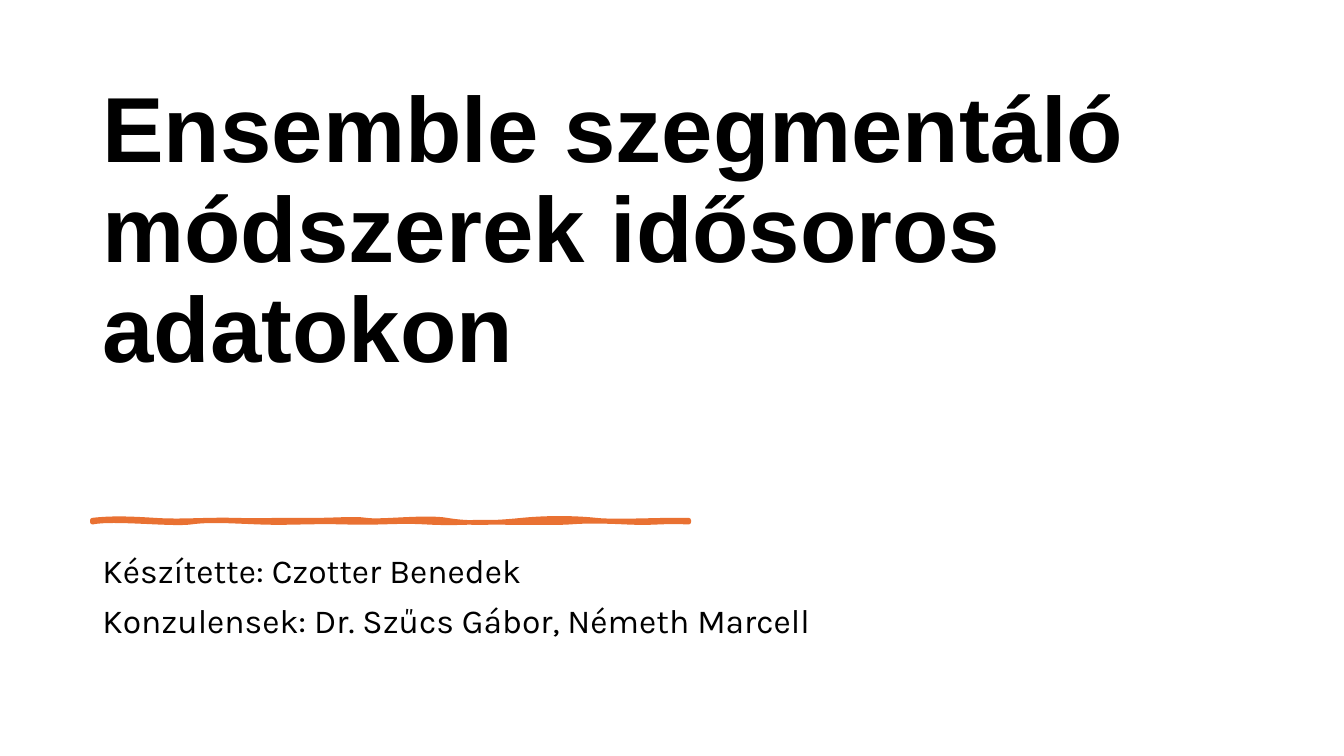
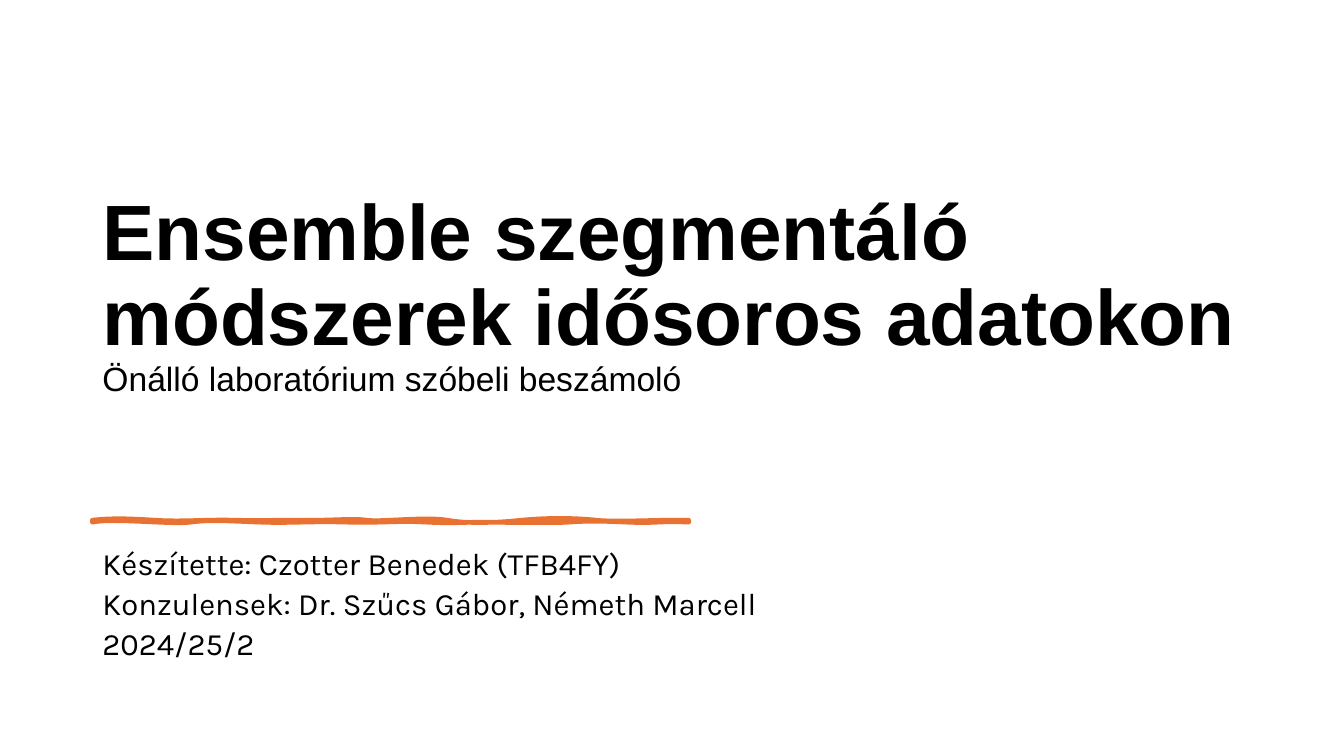
Before and after one commit to czotterbenedek/time-series-ensemble-segmentation, a slide deck: slide 1 of bemutato.pptx. Drawn at 1344x756 pixels with LibreOffice and Linux fonts; fonts in the diff are those of the drawing. Boxes give left, top, right and bottom in pixels: in the first picture for what was removed or moved away, otherwise in the second. Text is boxed around its words. In the diff, an @@ line names an element or a change of style, - is before the commit and + after.

```diff
--- a/bemutato.pptx
+++ b/bemutato.pptx
@@ title at (x1=102, y1=202, x2=1234, y2=392): text changed; size 66 to 56 pt @@
-Ensemble szegmentáló módszerek idősoros adatokon
+Ensemble szegmentáló módszerek idősoros adatokon
+Önálló laboratórium szóbeli beszámoló
@@ subtitle at (x1=102, y1=551, x2=621, y2=579): text changed; size 24 to 22.2 pt @@
-Készítette: Czotter Benedek
+Készítette: Czotter Benedek (TFB4FY)
@@ subtitle at (x1=102, y1=591, x2=756, y2=619): size 24 to 22.2 pt in "Konzulensek: Dr. Szűcs Gábor, Németh Marcell"; line spacing 0.9 to 0.7 @@
@@ subtitle at (x1=102, y1=632, x2=254, y2=658): paragraph added @@
+2024/25/2
```
Also in this commit, not shown: 10 other slides changed, 1 other file.
